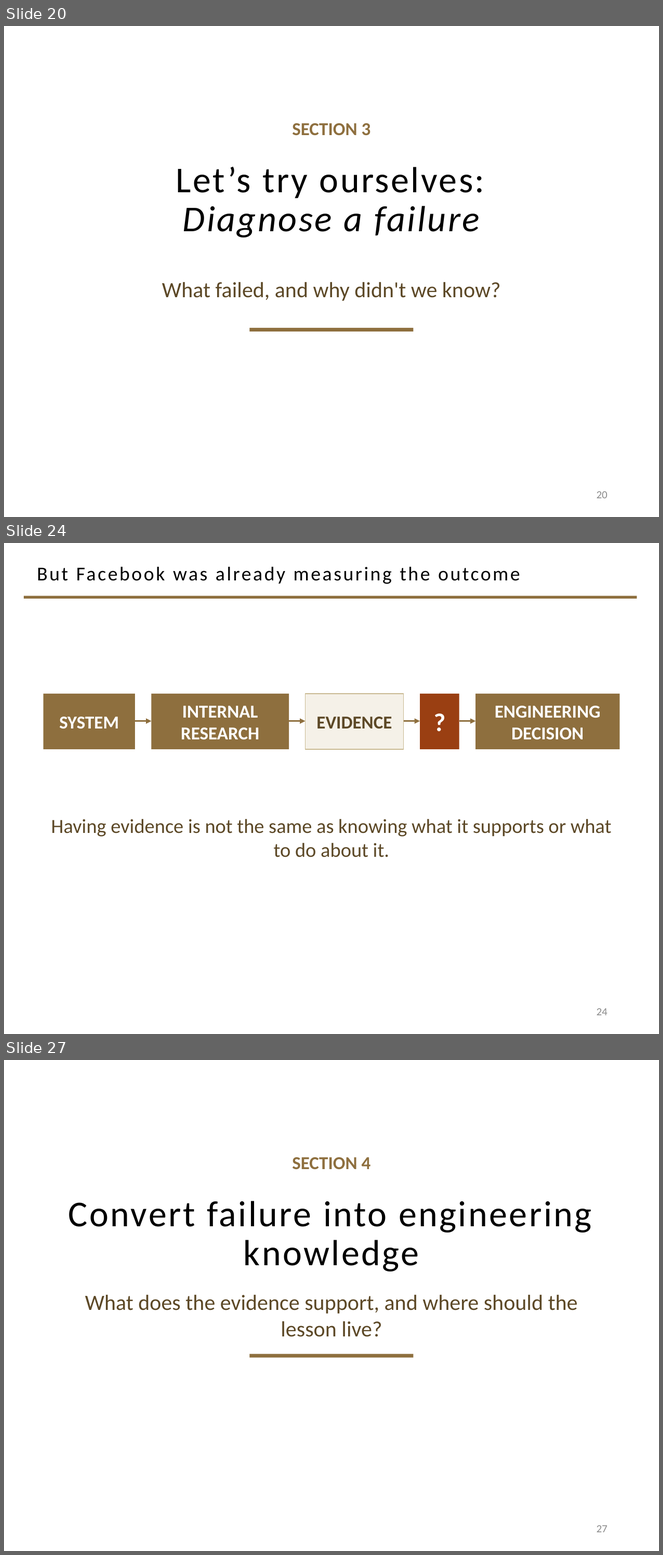
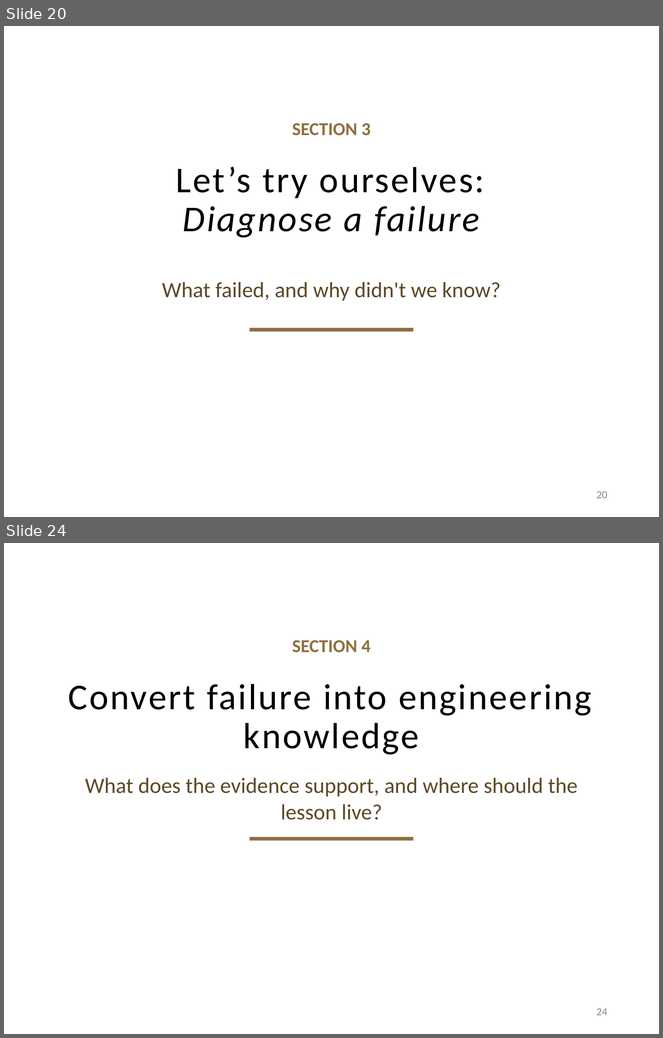
Before and after one commit to davisjam/model-based-agentic-software-engineering, a slide deck: course/lectures/act-2-delegation-and-control/04-failure-aware-engineering/2-4-Failure-Aware-Engineering.pptx. Shown one above the other, each under a label of ours: slides 20, 24 and 27 before the commit, slides 20 and 24 after it; the slides between them are not shown. The pictures are 663x1555 and 663x1038 pixels, drawn with LibreOffice and Linux fonts; fonts in the diff are those of the drawing; background and template pictures are left out. Boxes give left, top, right and bottom in pixels: in the first picture for what was removed or moved away, otherwise in the second. Text is boxed around its words. In the diff, an @@ line names an element or a change of style, - is before the commit and + after.

```diff
--- a/course/lectures/act-2-delegation-and-control/04-failure-aware-engineering/2-4-Failure-Aware-Engineering.pptx
+++ b/course/lectures/act-2-delegation-and-control/04-failure-aware-engineering/2-4-Failure-Aware-Engineering.pptx
@@ slide 24 removed at <box>4,543,659,1034</box>, background #FFFFFF @@
@@ title removed at <box>37,566,520,584</box> @@
-But Facebook was already measuring the outcome
@@ line removed from (24, 598) to (637, 598) @@
@@ rectangle removed at <box>44,694,135,749</box> @@
-SYSTEM
@@ rectangle removed at <box>152,694,289,749</box> @@
-INTERNAL RESEARCH
@@ rectangle removed at <box>306,694,404,749</box> @@
-EVIDENCE
@@ rectangle removed at <box>420,694,460,749</box> @@
-?
@@ rectangle removed at <box>476,694,620,749</box> @@
-ENGINEERING DECISION
@@ arrow removed from (135, 721) to (152, 721) @@
@@ arrow removed from (289, 721) to (306, 721) @@
@@ arrow removed from (404, 721) to (420, 721) @@
@@ arrow removed from (460, 721) to (476, 721) @@
@@ text removed at <box>51,819,612,858</box> @@
-Having evidence is not the same as knowing what it supports or what to do about it.
@@ page number removed at <box>597,1008,608,1016</box> @@
-24
@@ what was slide 27 is now slide 24 @@
@@ page number at <box>597,1008,608,1016</box>: text changed @@
-27
+24
```
Also in this commit, not shown: 7 slides changed, 1 slide added, 7 other slides removed.
